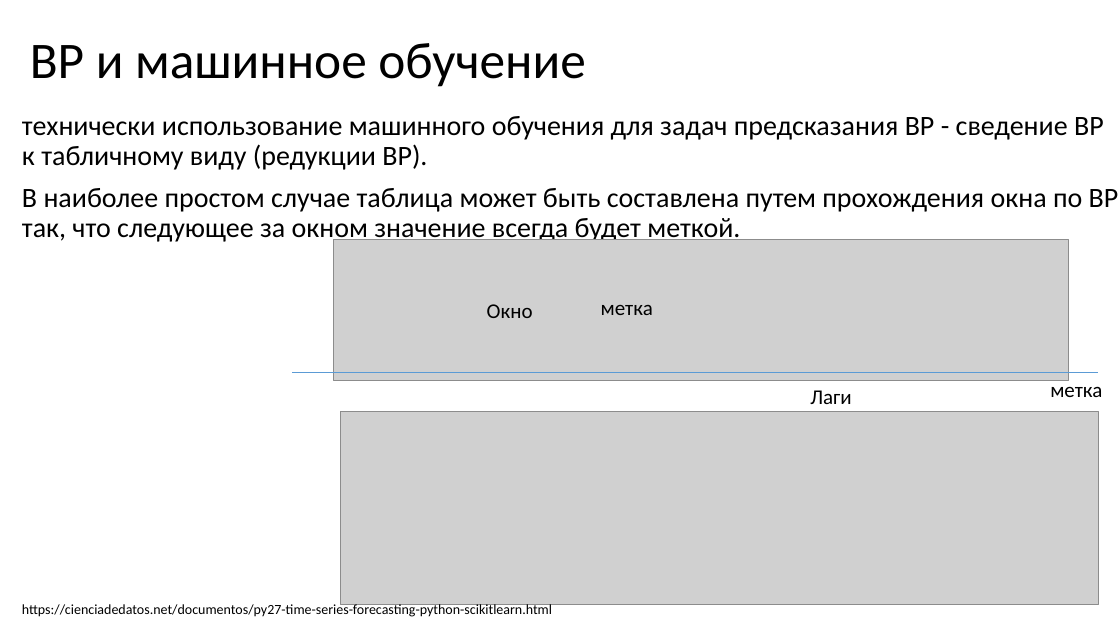
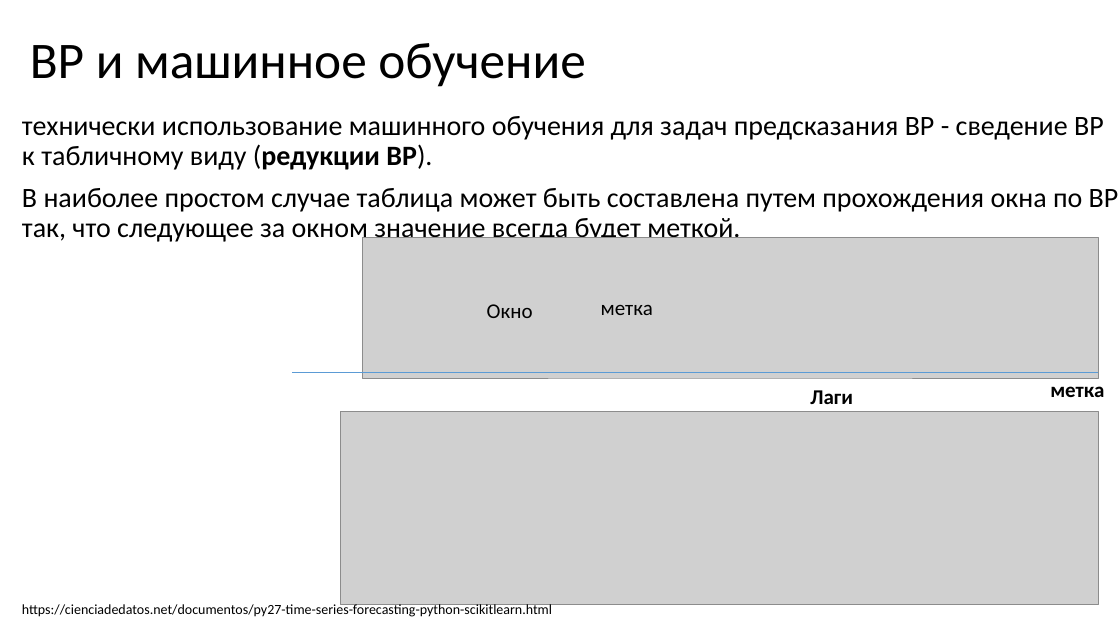
Before and after one commit to MVRonkin/TimeSeriesCourse, a slide deck: slide 3 of 2025/LEC/05-1 методы машинного обучения для анализа ВР.pptx. Drawn at 1120x630 pixels with LibreOffice and Linux fonts; fonts in the diff are those of the drawing; grey boxes stand for pictures. Boxes give left, top, right and bottom in pixels: in the first picture for what was removed or moved away, otherwise in the second. Text is boxed around its words. In the diff, an @@ line names an element or a change of style, - is before the commit and + after.

```diff
--- a/2025/LEC/05-1 методы машинного обучения для анализа ВР.pptx
+++ b/2025/LEC/05-1 методы машинного обучения для анализа ВР.pptx
@@ text at <box>22,116,1104,170</box>: bold on in "(редукции ВР)." @@
@@ picture: place and size @@
-picture at <box>334,239,1070,381</box>
+picture at <box>362,237,1098,378</box>
@@ text "Лаги" at <box>810,390,853,404</box>: bold on @@
@@ text "метка" at <box>1050,386,1104,397</box>: bold on @@
```
Also in this commit, not shown: 5 other slides changed, 6 slides added, 5 slides removed, 2 other files.
